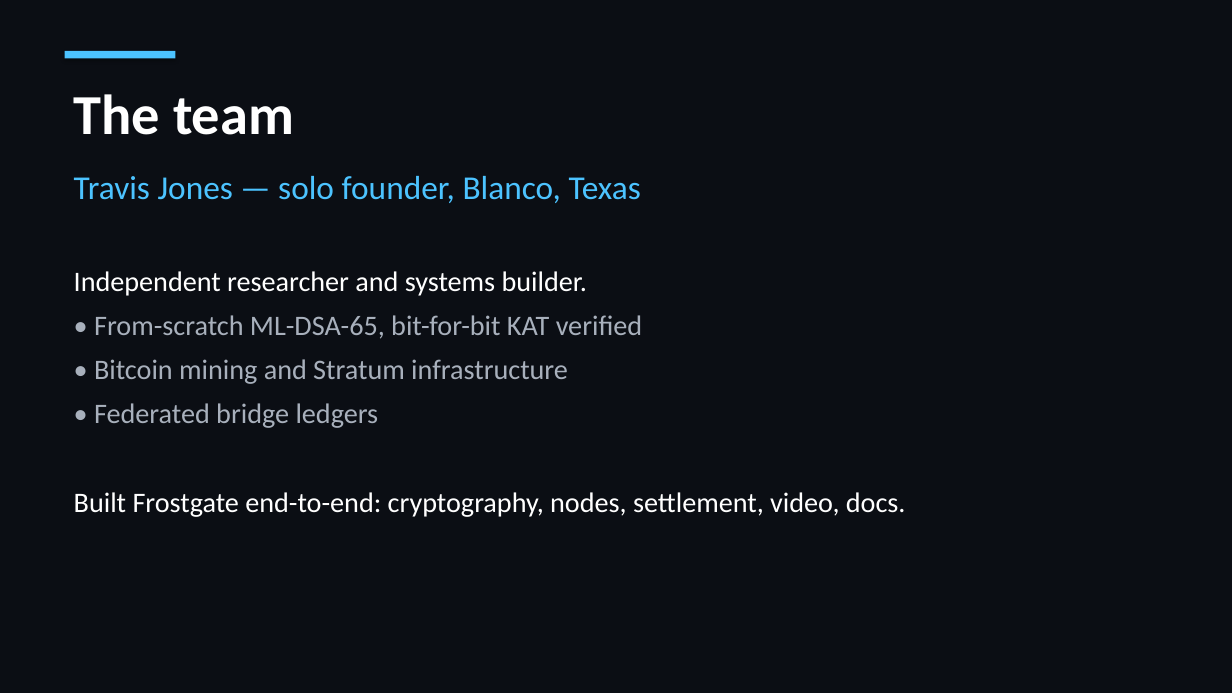
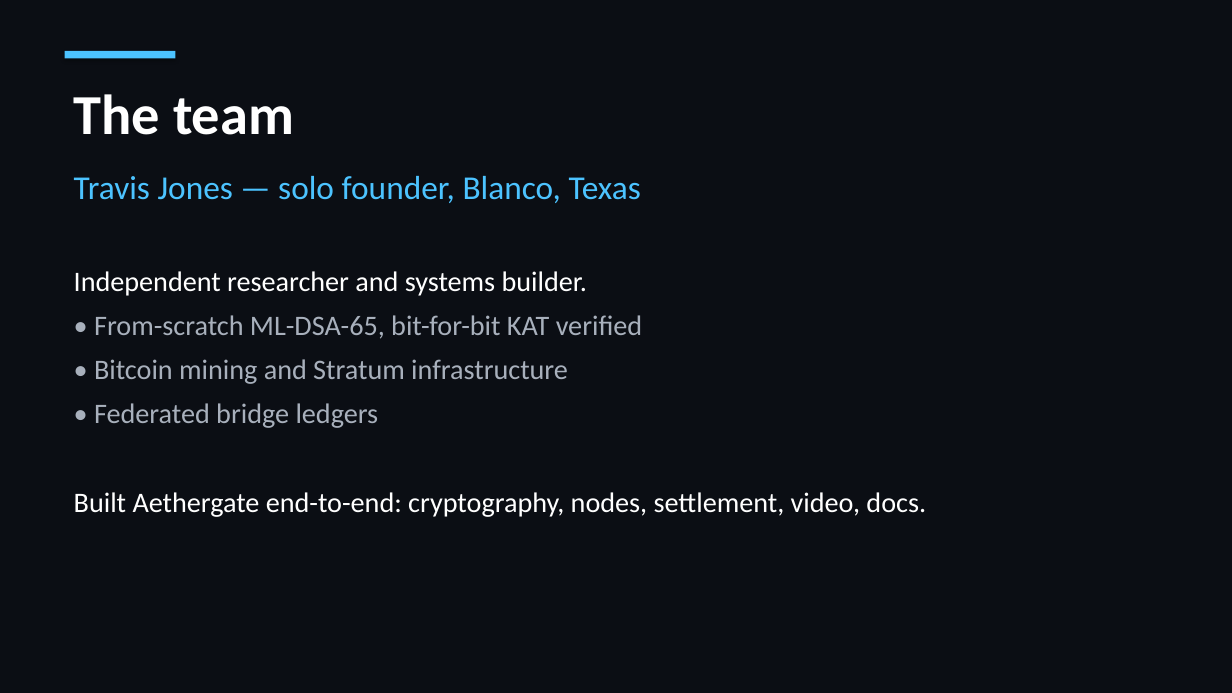
Before and after one commit to Holedozer1229/aethergate, a slide deck: slide 9 of Aethergate-Pitch-Deck.pptx. Drawn at 1232x693 pixels with LibreOffice and Linux fonts; fonts in the diff are those of the drawing. Boxes give left, top, right and bottom in pixels: in the first picture for what was removed or moved away, otherwise in the second. Text is boxed around its words. In the diff, an @@ line names an element or a change of style, - is before the commit and + after.

Commit message:
Regenerate pitch deck as Aethergate (content was stale Frostgate); fix build output path

```diff
--- a/Aethergate-Pitch-Deck.pptx
+++ b/Aethergate-Pitch-Deck.pptx
@@ text at [74, 492, 926, 517]: text changed @@
-Built Frostgate end-to-end: cryptography, nodes, settlement, video, docs.
+Built Aethergate end-to-end: cryptography, nodes, settlement, video, docs.
```
Also in this commit, not shown: 4 other slides changed, 1 other file.
